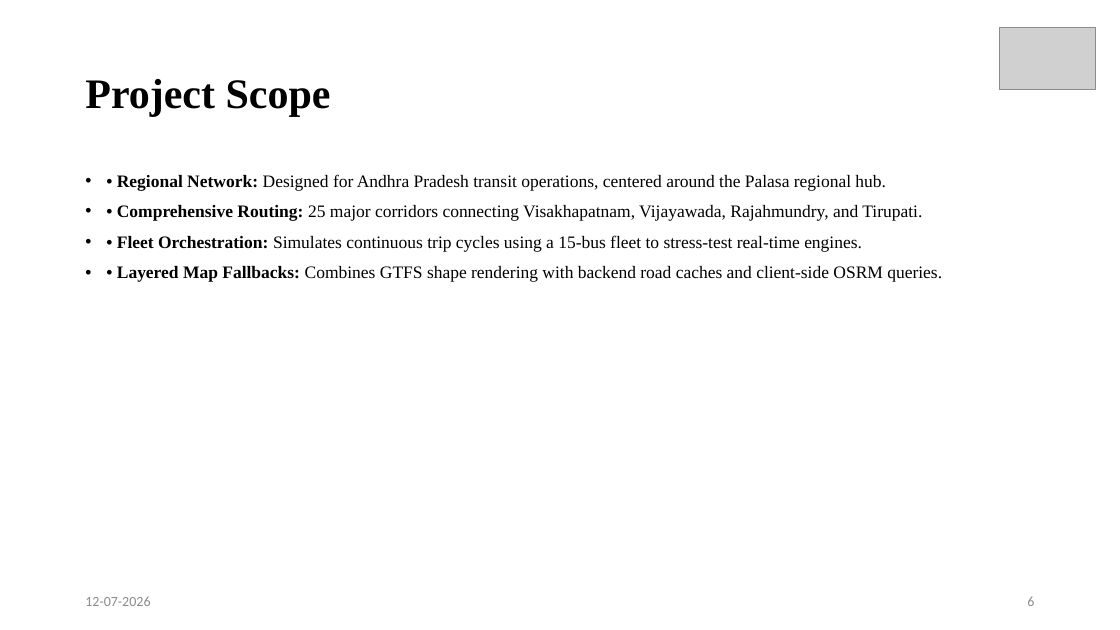
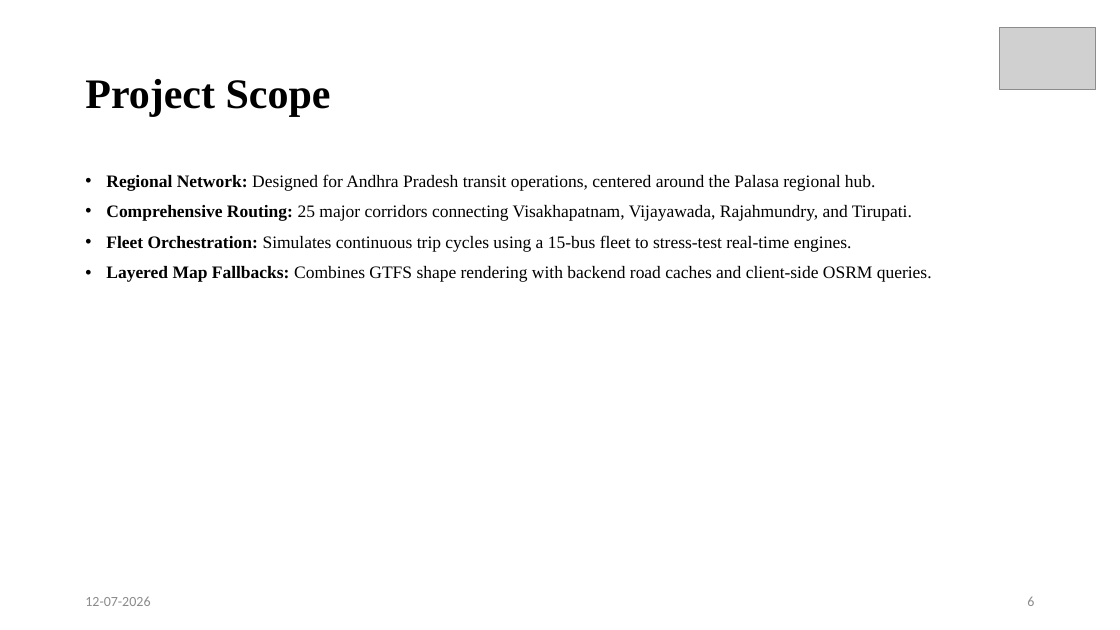
Before and after one commit to rajeshbendi60-maker/TransPulse, a slide deck: slide 6 of ppt/R24_Community_Project_PPT_Template.pptx. Drawn at 1120x630 pixels with LibreOffice and Linux fonts; fonts in the diff are those of the drawing; grey boxes stand for pictures. Boxes give left, top, right and bottom in pixels: in the first picture for what was removed or moved away, otherwise in the second. Text is boxed around its words. In the diff, an @@ line names an element or a change of style, - is before the commit and + after.

Commit message:
Update project files and env configuration

```diff
--- a/ppt/R24_Community_Project_PPT_Template.pptx
+++ b/ppt/R24_Community_Project_PPT_Template.pptx
@@ text at (106, 174, 932, 282): text changed @@
-• • Regional Network: Designed for Andhra Pradesh transit operations, centered around the Palasa regional hub.
-• • Comprehensive Routing: 25 major corridors connecting Visakhapatnam, Vijayawada, Rajahmundry, and Tirupati.
-• • Fleet Orchestration: Simulates continuous trip cycles using a 15-bus fleet to stress-test real-time engines.
-• • Layered Map Fallbacks: Combines GTFS shape rendering with backend road caches and client-side OSRM queries.
+• Regional Network: Designed for Andhra Pradesh transit operations, centered around the Palasa regional hub.
+• Comprehensive Routing: 25 major corridors connecting Visakhapatnam, Vijayawada, Rajahmundry, and Tirupati.
+• Fleet Orchestration: Simulates continuous trip cycles using a 15-bus fleet to stress-test real-time engines.
+• Layered Map Fallbacks: Combines GTFS shape rendering with backend road caches and client-side OSRM queries.
```
Also in this commit, not shown: 17 other slides changed, 5 other files.
